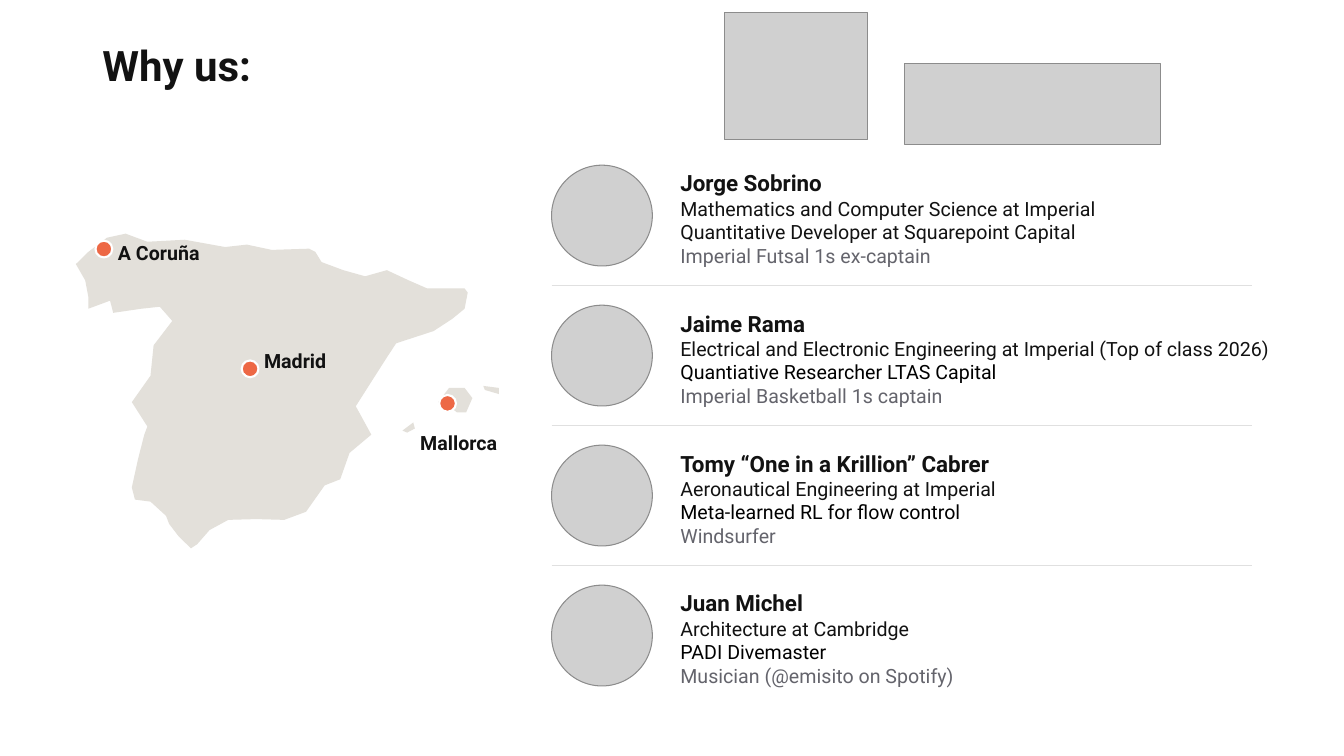
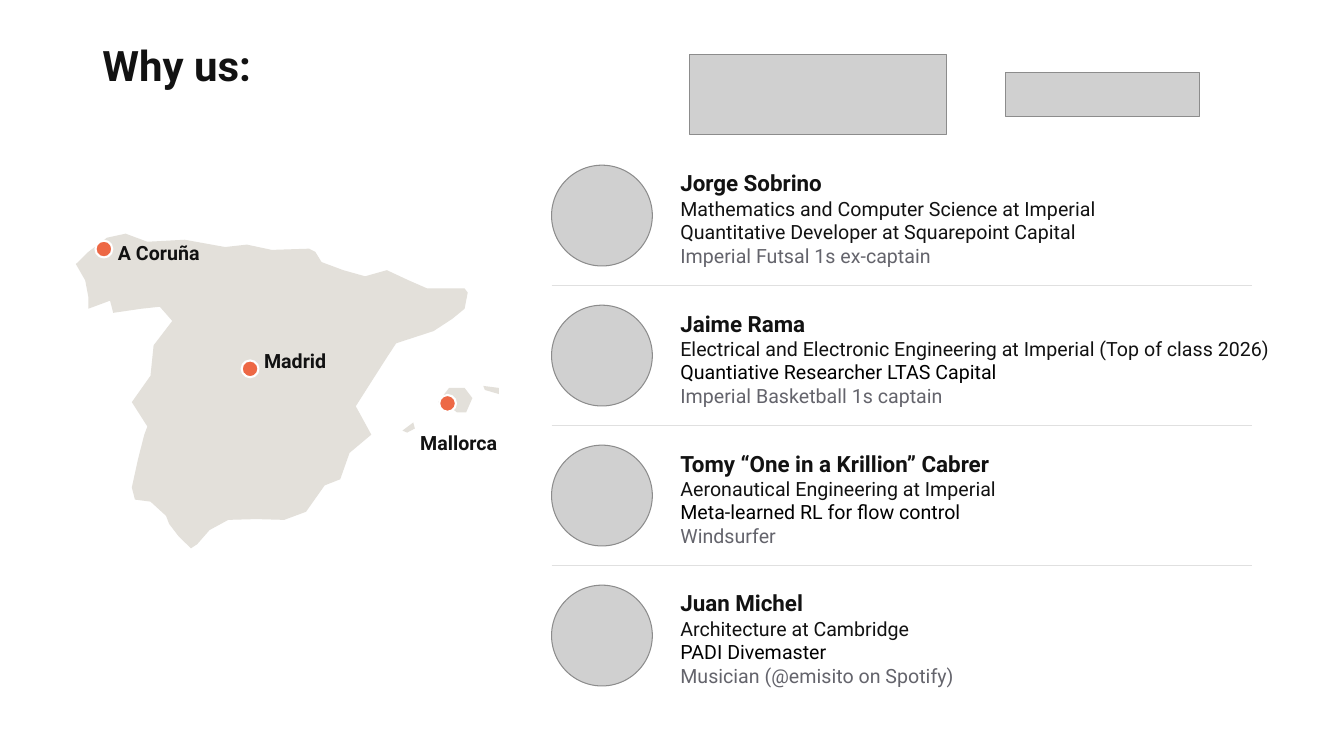
Before and after one commit to TomyCabrer/cacaton, a slide deck: slide 8 of Copi_presentation.pptx. Drawn at 1344x756 pixels with LibreOffice and Linux fonts; fonts in the diff are those of the drawing; grey boxes stand for pictures. Boxes give left, top, right and bottom in pixels: in the first picture for what was removed or moved away, otherwise in the second. Text is boxed around its words. In the diff, an @@ line names an element or a change of style, - is before the commit and + after.

```diff
--- a/Copi_presentation.pptx
+++ b/Copi_presentation.pptx
@@ picture removed at (725,12,868,139) @@
@@ picture: place and size @@
-picture at (904,64,1162,144)
+picture at (690,54,947,135)
@@ picture added at (1005,73,1200,117) @@
```
